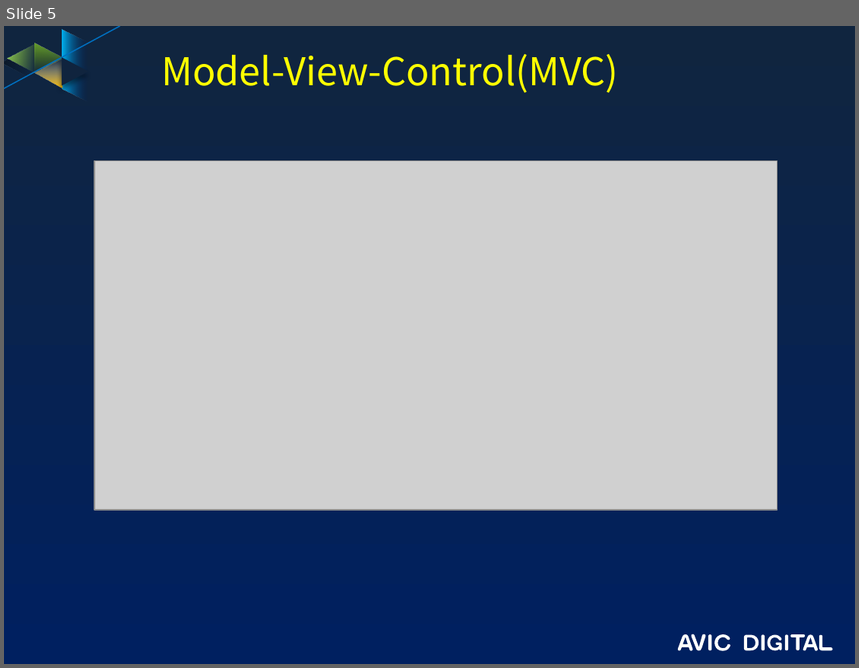
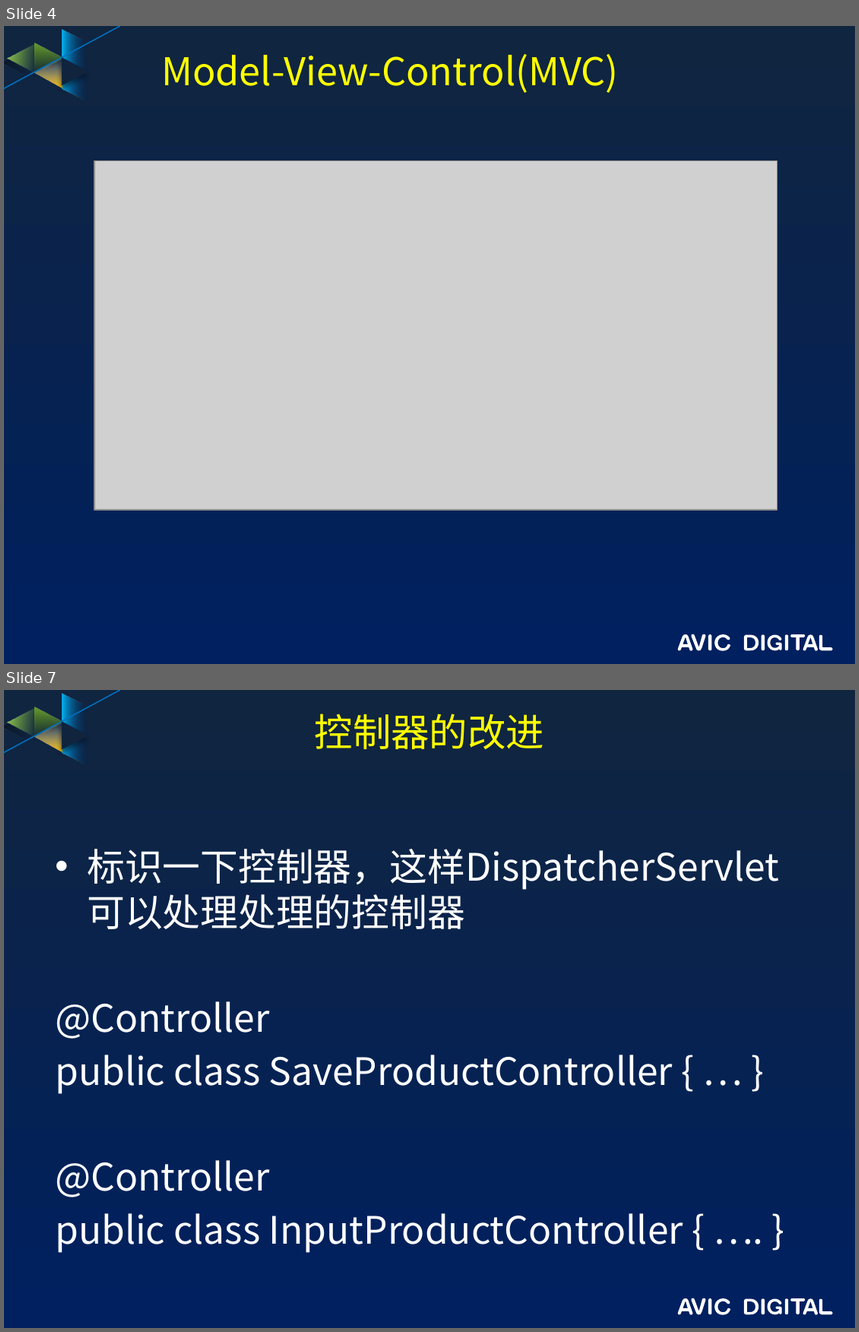
Before and after one commit to guofengzh/java-way, a slide deck: spring/docs/03-mvc.pptx. Shown one above the other, each under a label of ours: slide 5 before the commit, slides 4 and 7 after it; the slides between them are not shown. The pictures are 859x668 and 859x1332 pixels, drawn with LibreOffice and Linux fonts; fonts in the diff are those of the drawing; grey boxes stand for pictures; background and template pictures are left out. Boxes give left, top, right and bottom in pixels: in the first picture for what was removed or moved away, otherwise in the second. Text is boxed around its words. In the diff, an @@ line names an element or a change of style, - is before the commit and + after.

```diff
--- a/spring/docs/03-mvc.pptx
+++ b/spring/docs/03-mvc.pptx
@@ slide 7 added at [4, 690, 855, 1328], background gradient #10253F to #002060; not listed: 17 template elements that a slide beside it also shows @@
@@ title added at [315, 714, 544, 749], 32.4 pt, text #FFFF00 @@
+控制器的改进
@@ text added at [55, 849, 779, 1253], 32 pt, text #FFFFFF @@
+• 标识一下控制器，这样DispatcherServlet可以处理处理的控制器
+@Controller
+public class SaveProductController { … }
+@Controller
+public class InputProductController { …. }
@@ what was slide 5 is now slide 4 @@
```
Also in this commit, not shown: 1 slide changed, 8 other slides added, 1 slide removed, 2 other files.
